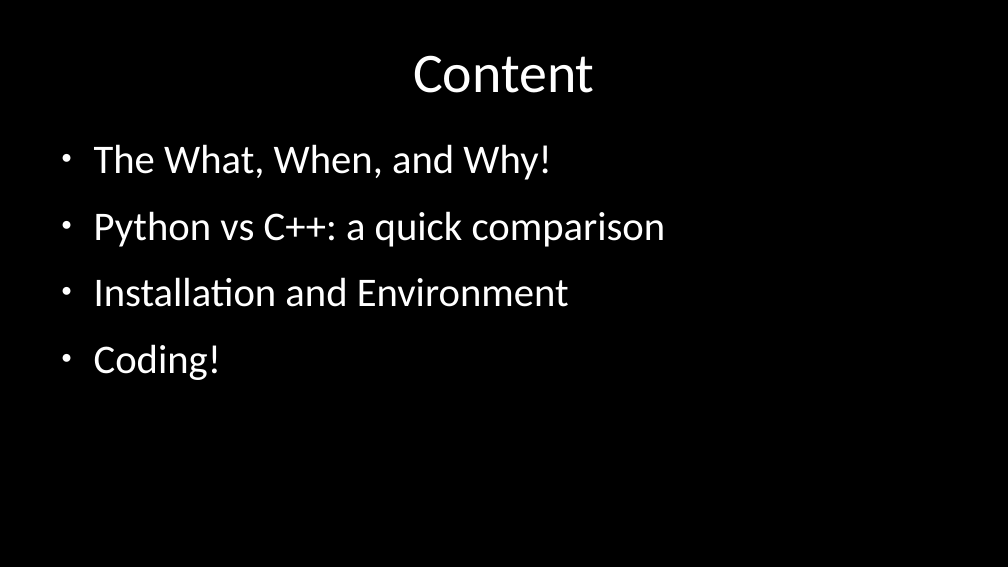
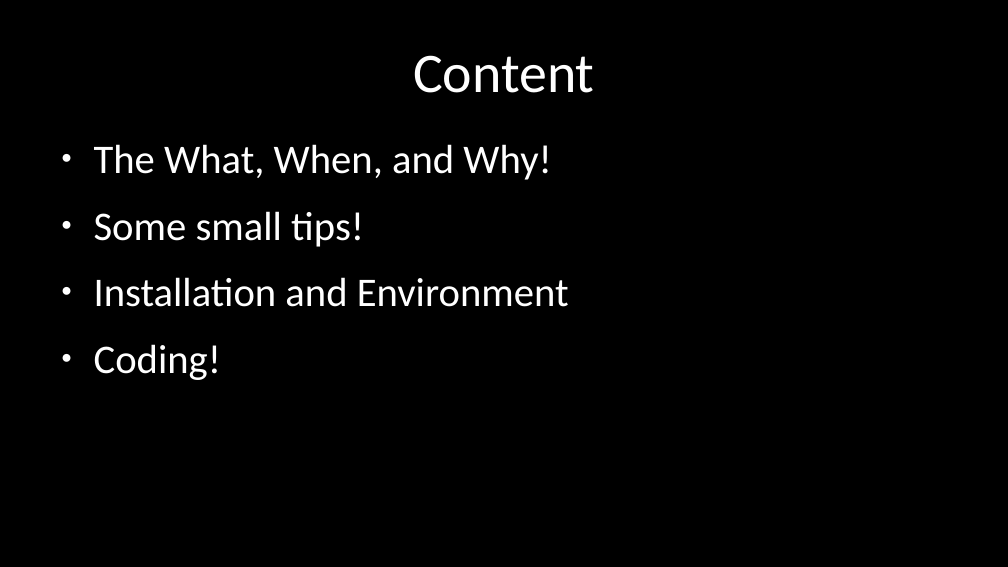
Before and after one commit to saedx1/talks, a slide deck: slide 5 of 02_python_intro/slides.odp (slide 4 before the commit). Drawn at 1008x567 pixels with LibreOffice and Linux fonts; fonts in the diff are those of the drawing. Boxes give left, top, right and bottom in pixels: in the first picture for what was removed or moved away, otherwise in the second. Text is boxed around its words. In the diff, an @@ line names an element or a change of style, - is before the commit and + after.

```diff
--- a/02_python_intro/slides.odp
+++ b/02_python_intro/slides.odp
@@ text at <box>94,211,364,247</box>: text changed @@
-● Python vs C++: a quick comparison
+● Some small tips!
```
Also in this commit, not shown: 4 other slides changed, 1 slide added, 1 other file.
